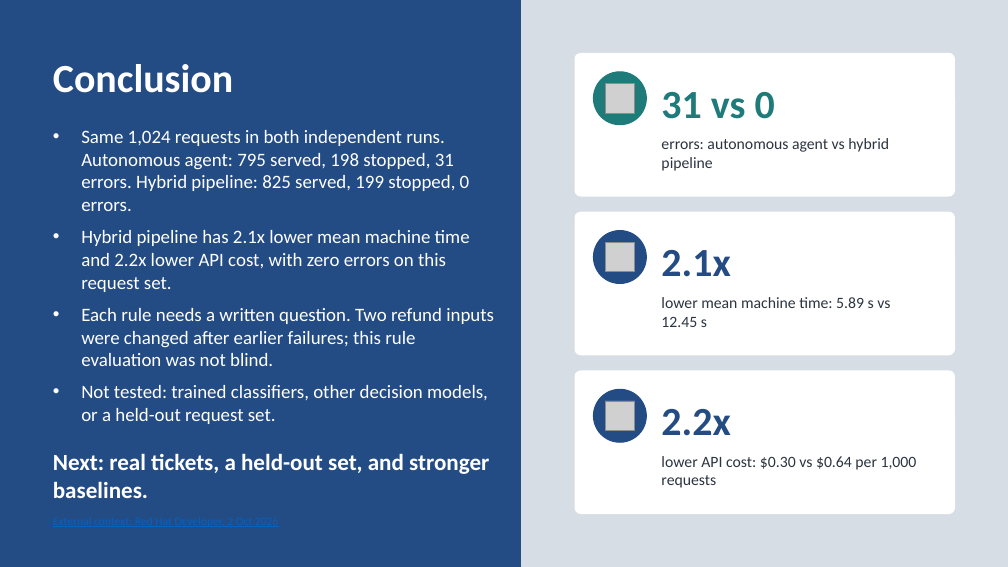
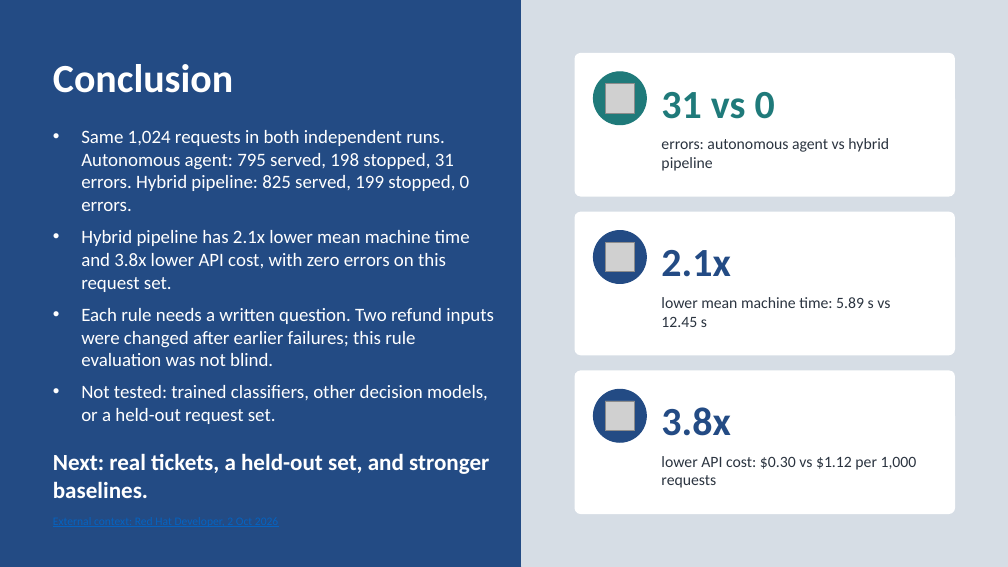
Before and after one commit to neilonthesky/english-presentation, a slide deck: slide 28 of slides/deck.pptx. Drawn at 1008x567 pixels with LibreOffice and Linux fonts; fonts in the diff are those of the drawing; grey boxes stand for pictures. Boxes give left, top, right and bottom in pixels: in the first picture for what was removed or moved away, otherwise in the second. Text is boxed around its words. In the diff, an @@ line names an element or a change of style, - is before the commit and + after.

```diff
--- a/slides/deck.pptx
+++ b/slides/deck.pptx
@@ text at (81,230,470,292): text changed @@
-• Hybrid pipeline has 2.1x lower mean machine time and 2.2x lower API cost, with zero errors on this request set.
+• Hybrid pipeline has 2.1x lower mean machine time and 3.8x lower API cost, with zero errors on this request set.
@@ text at (661,407,730,436): text changed @@
-2.2x
+3.8x
@@ text at (661,456,917,488): text changed @@
-lower API cost: $0.30 vs $0.64 per 1,000 requests
+lower API cost: $0.30 vs $1.12 per 1,000 requests
```
Also in this commit, not shown: 5 other slides changed, 3 other files.
